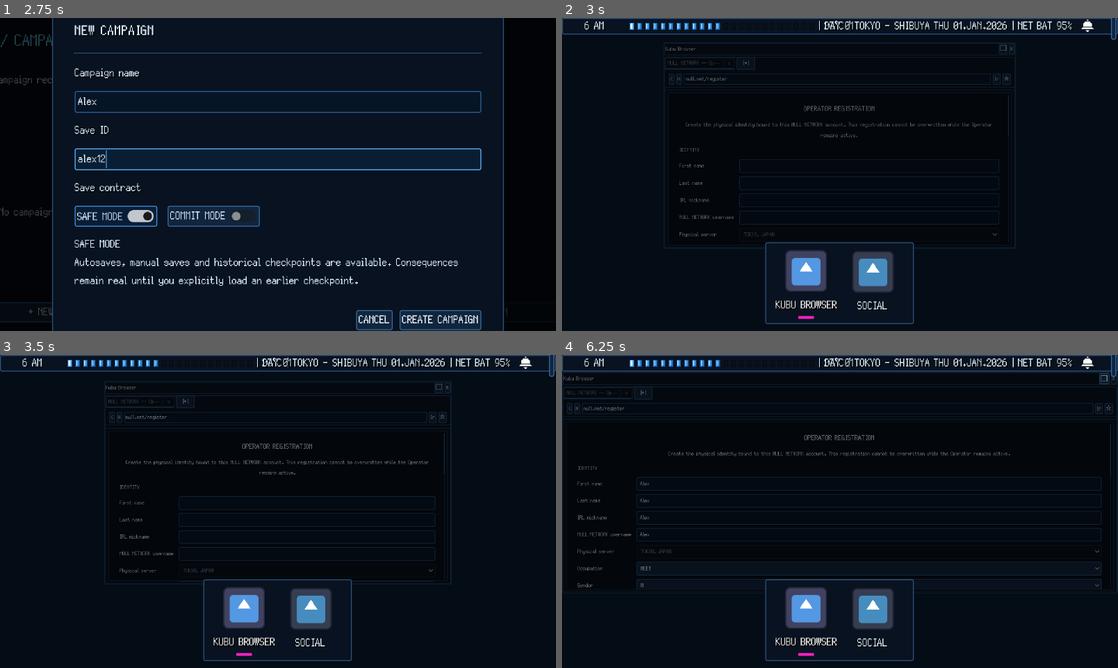
Above: before the commit, frames 1-4 (two rows, left to right).
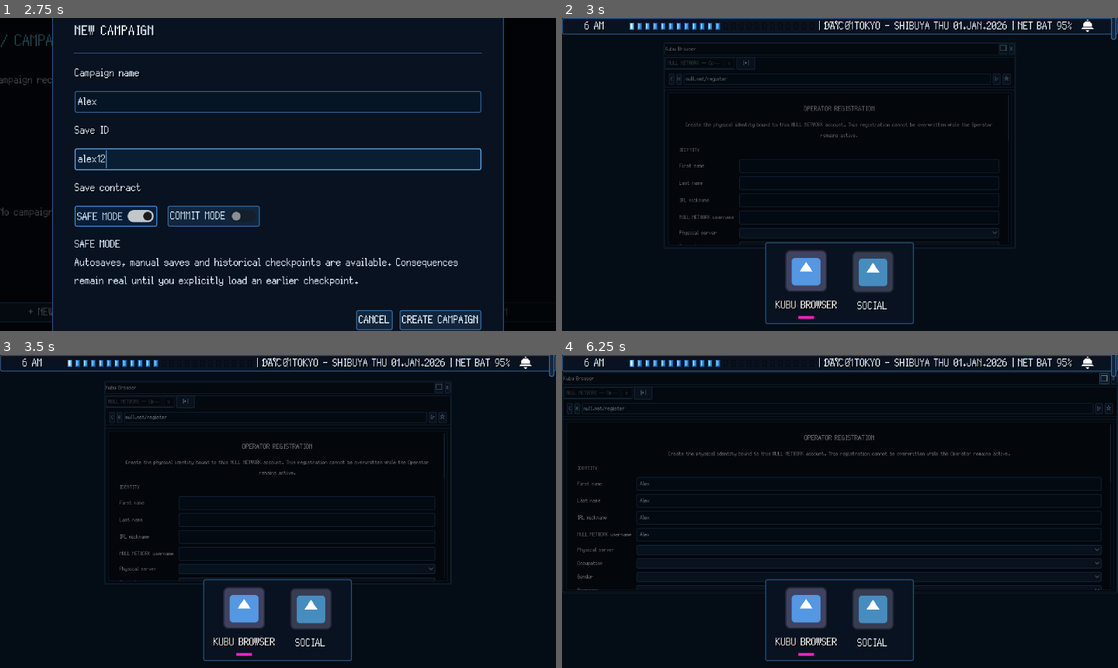
Above: after the commit, the same moments.

Repository: GYU-GAZE/NULL-NETWORK
Game: Godot game, scene res://core/bootstrap/bootstrap.tscn
Same seed, same stepped clock (60 frames per second), same inputs: the game is played once before the commit and once after it. The engine's default icon, where the game draws it, is replaced by a stand-in: a white triangle on a blue panel in a dark square.
Inputs (mouse positions are in pixels of both pictures, inside the frame that each line leads up to):
- Up to frame 1 (2.75 s): click "+ NEW CAMPAIGN" at 0.5 s; click (278, 102) at 1.27 s; type "Alex" at 1.35 s; click (278, 158) at 1.5 s; type "12" at 1.58 s; click "+ NEW CAMPAIGN" at 2 s
- Up to frame 2 (3 s): click "CREATE CAMPAIGN" at 2.75 s
- Up to frame 3 (3.5 s): no input
- Up to frame 4 (6.25 s): click (867, 502) at 3.52 s; type "Alex" at 3.6 s; click (867, 520) at 3.75 s; type "Alex" at 3.83 s; click (867, 536) at 3.98 s; type "Alex" at 4.07 s; click (867, 555) at 4.27 s; type "Alex" at 4.35 s; click "Debug: Passar tempo" at 5 s; click "□" at 5.75 s

Frame 1 is identical in both runs. In frame 2, 0.4% of the frame differs, in the area x 21-81%, y 38-73%; in frame 3, 0.3%; in frame 4, 1.6%, in the area x 2-99%, y 39-76%.
Error after the commit: Parse Error: The member "STARTER_SELECTION_URL" already exists in parent class OperatorCreationPage. (res://apps/browser/sites/null_network/register/operator_s…

Commit message:
feat(prologue): route operator registration to starter selection

Diff:
--- a/apps/browser/sites/null_network/register/operator_creation.gd
+++ b/apps/browser/sites/null_network/register/operator_creation.gd
@@ -4,6 +4,8 @@
 
 signal registration_completed(operator_id: String)
 
+
+const STARTER_SELECTION_URL: String = "null.net/select-starter"
 
 @export_category("Locked Physical Server")
 @export var server_id: String = "tokyo_japan"
@@ -59,6 +61,10 @@
 func _ready() -> void:
 	_configure_options()
 	_connect_inputs()
+
+	if not registration_completed.is_connected(_on_registration_completed):
+		registration_completed.connect(_on_registration_completed)
+
 	_refresh_registration_state()
 	_update_form_state()
 
@@ -233,6 +239,27 @@
 	registration_completed.emit(CampaignState.operator.operator_id)
 
 
+func _on_registration_completed(_operator_id: String) -> void:
+	if not CampaignState.has_campaign() \
+		or CampaignState.operator.is_empty() \
+		or not CampaignState.partner.is_empty() \
+		or CampaignState.campaign_phase not in [
+			CampaignState.CampaignPhase.PROLOGUE,
+			CampaignState.CampaignPhase.OPERATOR_CREATION
+		]:
+		return
+
+	call_deferred("_open_starter_selection")
+
+
+func _open_starter_selection() -> void:
+	GlobalSignals.request_browser_navigation.emit(
+		STARTER_SELECTION_URL,
+		"operator_registration",
+		"starter_selection"
+	)
+
+
 func _get_tendency_values() -> Dictionary:
 	return {
 		"valour": int(valour_spin.value),
